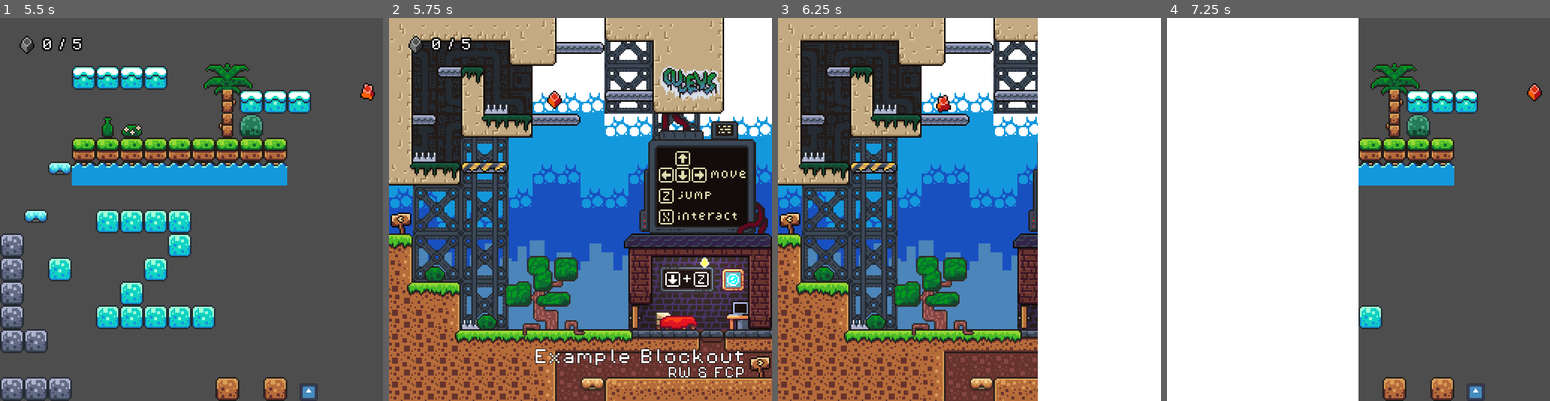
Above: before the commit, frames 1-4 (left to right).
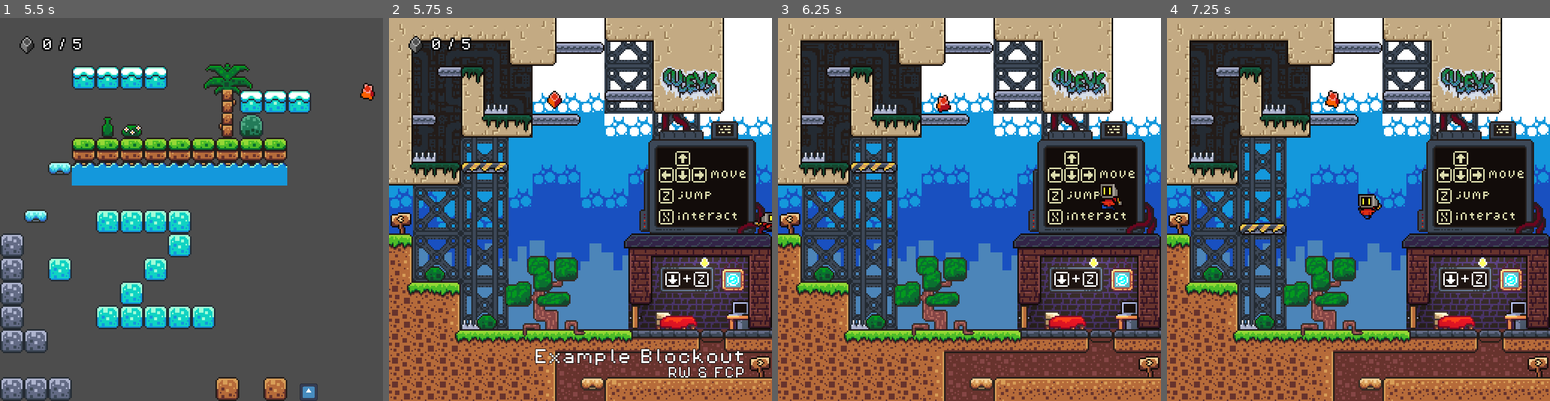
Above: after the commit, the same moments.

Repository: Riftwraith/CollabPlatformer
Game: Godot game, scene res://scenes/gyms/player_controller.tscn
The game is run twice, just before and just after one commit, with the same random seed, the same clock (stepped at 60 frames per second) and the same inputs. This scene is started directly instead of the project's main scene. The engine's default icon, where the game draws it, is replaced by a stand-in: a white triangle on a blue panel in a dark square. Sound files missing from this copy of the repository are replaced by a short silence.
Inputs:
- Up to frame 1 (5.5 s): hold X (interact) 0.53-1.28 s; hold Right (right) 0.53-2.03 s; tap Z (jump) at 0.77, 1.52, 3.02, 3.77, 4.52 s; tap Ctrl at 1.35 s; hold Left (left) 2.03-2.78 s; tap 1 at 2.1, 4.35 s; hold Right (right) 2.78-4.28 s; tap X (interact) at 2.85 s; hold Ctrl 3.53-4.28 s; hold Left (left) 4.28-5.03 s; hold Right (right) from 5.03 s (still down); hold X (interact) from 5.03 s (still down)
- Up to frame 2 (5.75 s): keep holding Right (right); keep holding X (interact)
- Up to frame 3 (6.25 s): release Right (right) at 5.78 s; release X (interact) at 5.78 s; hold Left (left) from 5.78 s (still down); tap Ctrl at 5.85 s; tap Z (jump) at 6.02 s
- Up to frame 4 (7.25 s): keep holding Left (left); tap 1 at 6.6 s; tap Z (jump) at 6.77 s

Frame 1 is identical in both runs. In frame 2, 0.2% of the frame differs, in the area x 94-100%, y 50-57%; in frame 3, 28%; in frame 4, 94%, in the area x 0-100%, y 0-100%.

Commit message:
Reverted RoomTemplate

Diff:
--- a/scripts/RoomTemplate.gd
+++ b/scripts/RoomTemplate.gd
@@ -8,6 +8,9 @@
 @export var room_bounds: Vector2 =  Vector2(768, 768)
 #How player can leave room before transition
 @export var exit_leeway = 32
+
+#Time before player gets control when entering room
+@export var enter_override_time: float = 0.01
 
 #For display when entering room
 @export var room_name: String = ""
@@ -160,6 +163,9 @@
 	else:
 		current_respawn_point = player.position #very hacky
 	#disable player control for a short delay
+	player.control_enabled = false
+	await get_tree().create_timer(enter_override_time).timeout
+	player.control_enabled = true
 
 
 
